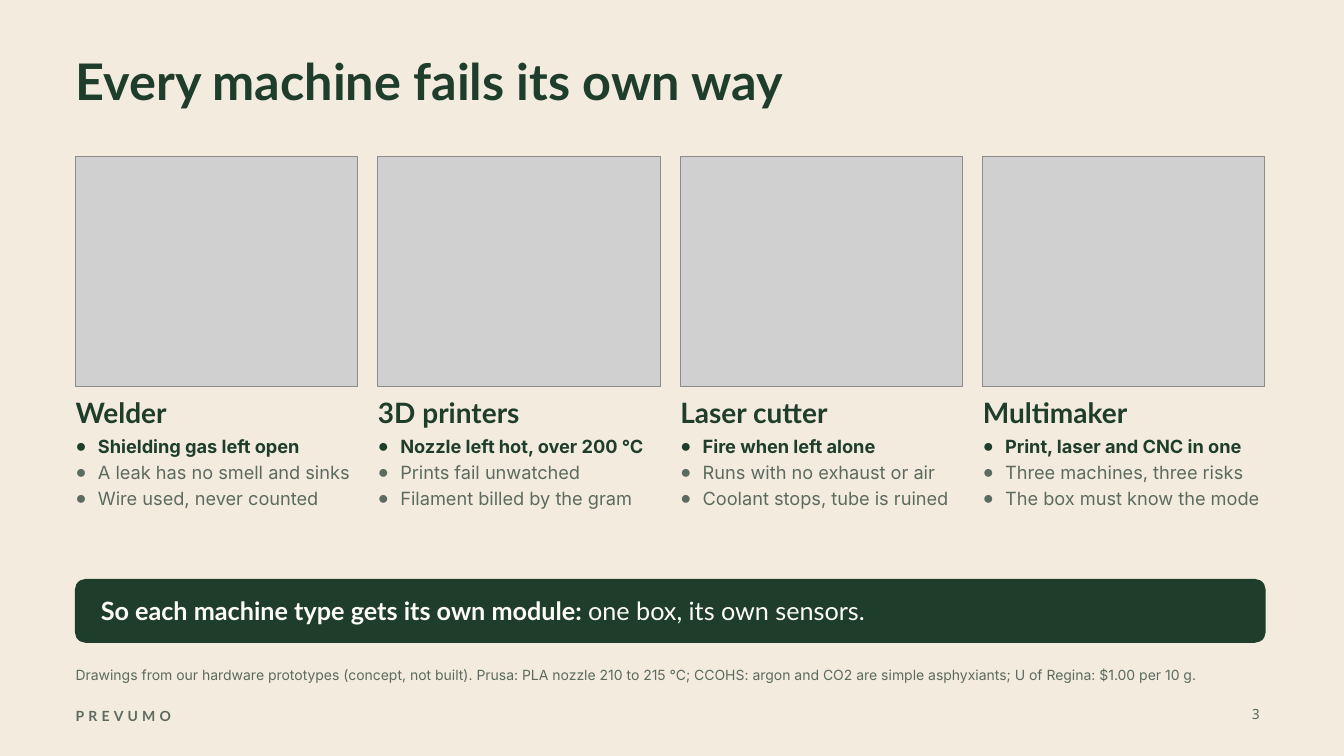
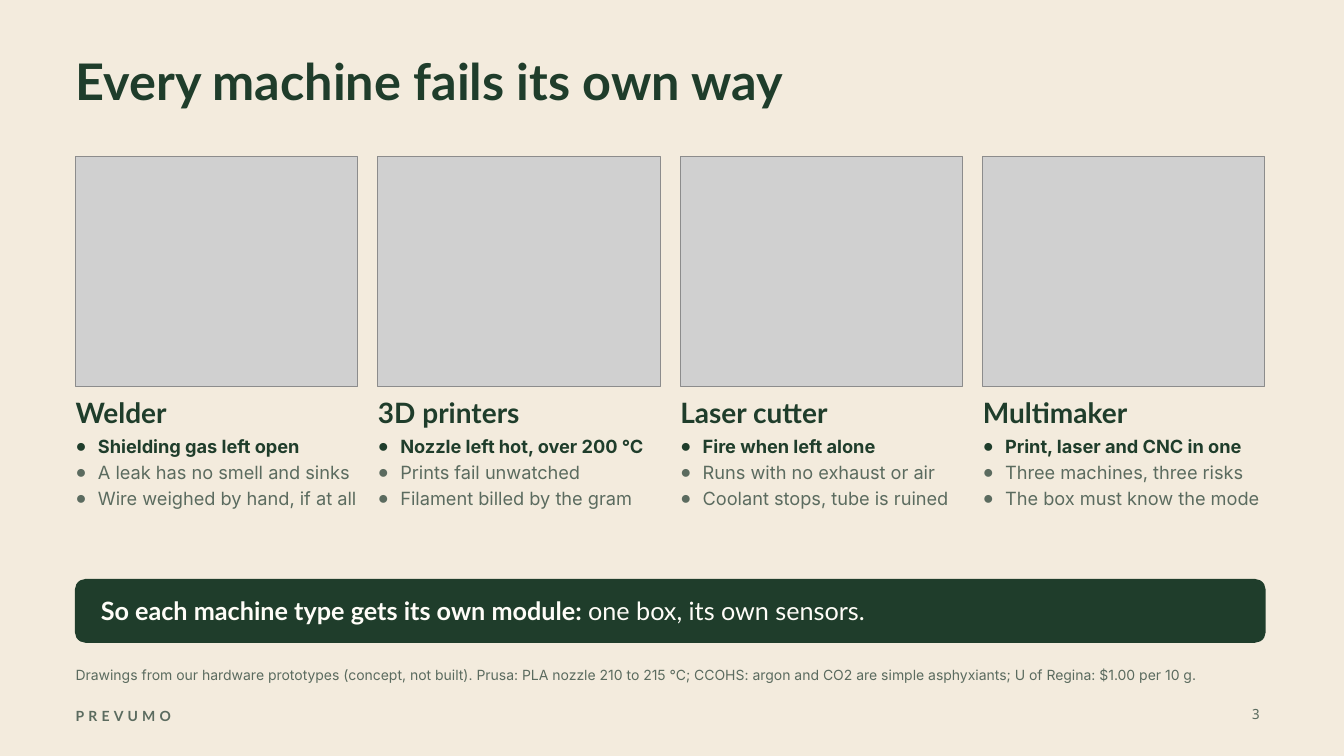
Before and after one commit to WAHB22/wahbs-world, a slide deck: slide 3 of prevumo/deliverables/final/PREVUMO-final.pptx. Drawn at 1344x756 pixels with LibreOffice and Linux fonts; fonts in the diff are those of the drawing; grey boxes stand for pictures. Boxes give left, top, right and bottom in pixels: in the first picture for what was removed or moved away, otherwise in the second. Text is boxed around its words. In the diff, an @@ line names an element or a change of style, - is before the commit and + after.

```diff
--- a/prevumo/deliverables/final/PREVUMO-final.pptx
+++ b/prevumo/deliverables/final/PREVUMO-final.pptx
@@ text at [98, 491, 356, 509]: text changed @@
-● Wire used, never counted
+● Wire weighed by hand, if at all
```
Also in this commit, not shown: 9 other slides changed, 11 other files.
